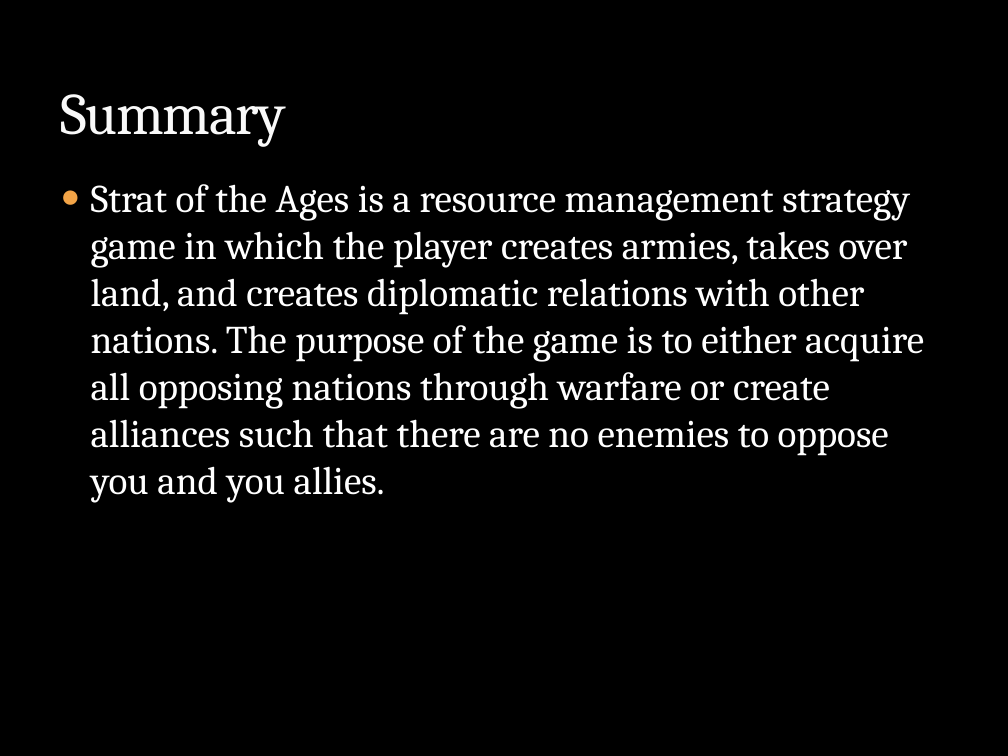
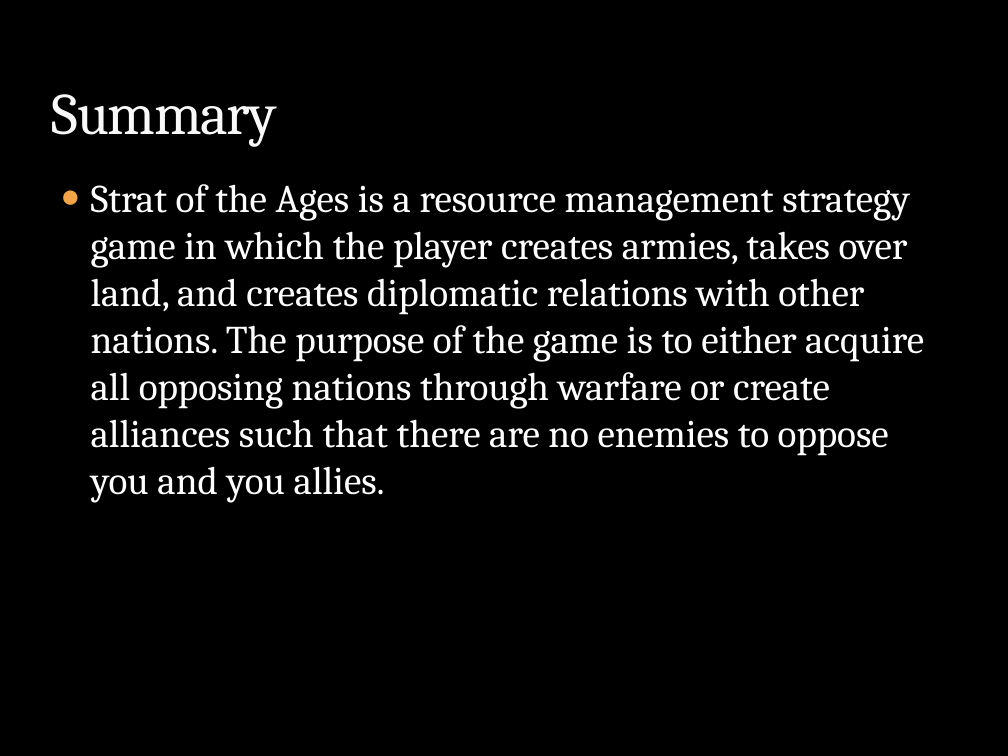
Before and after one commit to SunriseBolt/Strategy-Game, a slide deck: slide 2 of Strat of the Ages.pptx. Drawn at 1008x756 pixels with LibreOffice and Linux fonts; fonts in the diff are those of the drawing; background and template pictures are left out. Boxes give left, top, right and bottom in pixels: in the first picture for what was removed or moved away, otherwise in the second. Text is boxed around its words. In the diff, an @@ line names an element or a change of style, - is before the commit and + after.

```diff
--- a/Strat of the Ages.pptx
+++ b/Strat of the Ages.pptx
@@ title "Summary": place and size @@
-title "Summary" at <box>60,94,285,147</box>
+title "Summary" at <box>52,94,277,147</box>
```
Also in this commit, not shown: 2 slides added, 2 other files.
